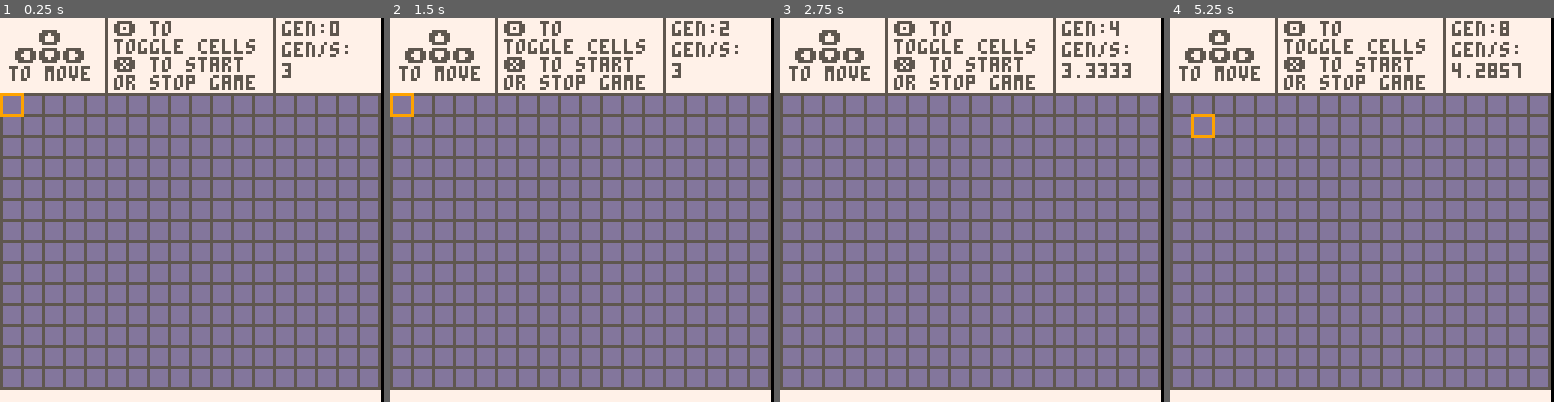
Above: before the commit, frames 1-4 (left to right).
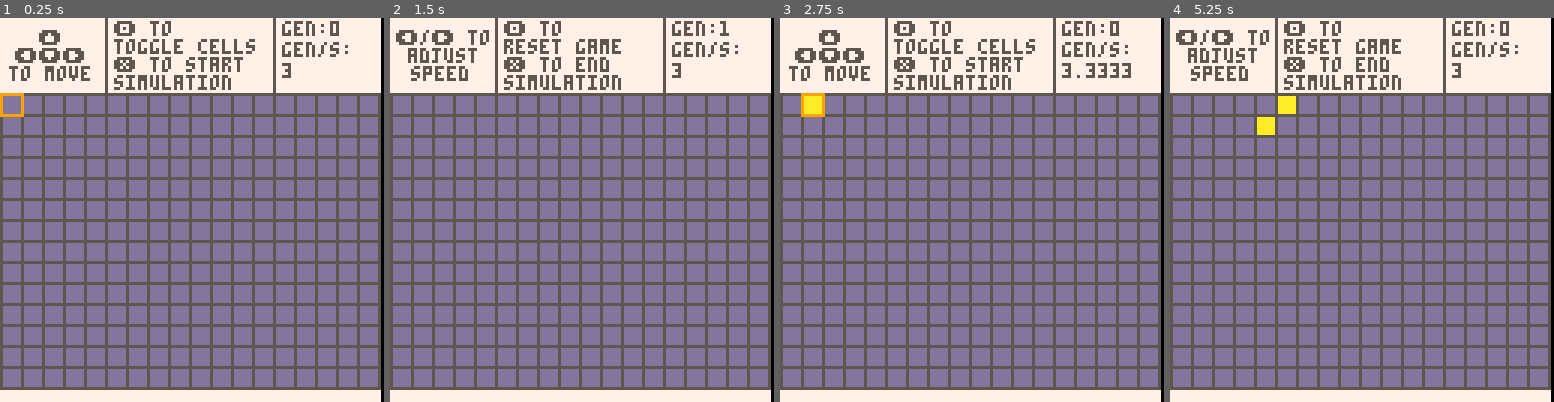
Above: after the commit, the same moments.

Repository: josiahhsu/github-pages
Game: PICO-8 cartridge Pico-8/gameoflife.p8
Same seed, same stepped clock (60 frames per second), same inputs: the game is played once before the commit and once after it.
Inputs:
- Up to frame 1 (0.25 s): no input
- Up to frame 2 (1.5 s): tap X (X key) at 0.33, 1.07 s; tap O (Z key) at 0.7 s
- Up to frame 3 (2.75 s): hold Right 1.6-2.1 s; tap O (Z key) at 1.7, 2.1, 2.5 s; tap X (X key) at 1.85 s; hold Up 2.15-2.42 s; hold Right from 2.47 s (still down)
- Up to frame 4 (5.25 s): tap O (Z key) every 0.4 s from 2.9 to 4.9 s; tap X (X key) at 2.97, 4.08, 5.2 s; release Right at 3.03 s; hold Left 3.08-3.58 s; hold Down 3.63-3.97 s; hold Right 4.02-4.68 s; hold Up 4.73-5.03 s; hold Left from 5.08 s (still down)

The runs differ from the first frame. In frame 1, 0.5% of the frame differs, in the area x 29-67%, y 14-19%; in frame 2, 2.5%; in frame 3, 1.0%; in frame 4, 3.2%, in the area x 1-92%, y 2-32%.

Commit message:
update control instructions, add reset option

Diff:
--- a/Pico-8/gameoflife.p8
+++ b/Pico-8/gameoflife.p8
@@ -183,13 +183,8 @@
 	//draws grid and info text
 	rectfill(0,0,126,128,7)
 	draw_stats()
-	print("⬆️",13,4,5)
-	print("⬅️⬇️➡️",5,10,5)
-	print("to move",3,16,5)
-	print("🅾️ to",38,1,5)
-	print("toggle cells",38,7,5)
-	print("❎ to start",38,13,5)
-	print("or stop game",38,19,5)
+
+	state.drawcontrols()
 
 	cell_do_all(
 	function(x,y)
@@ -212,6 +207,16 @@
 	local s = {}
 
 	function s.update() end
+
+	function s.drawcontrols()
+		print("⬆️",13,4,5)
+		print("⬅️⬇️➡️",5,10,5)
+		print("to move",3,16,5)
+		print("🅾️ to",38,1,5)
+		print("toggle cells",38,7,5)
+		print("❎ to start",38,13,5)
+		print("simulation",38,19,5)
+	end
 
 	function s.draw()
 		draw_pointer()
@@ -268,9 +273,17 @@
 		end
 	end
 
-	function s.draw()
-
-	end
+	function s.drawcontrols()
+		print("⬅️/➡️ to",2,4,5)
+		print("adjust",6,10,5)
+		print("speed",7,16,5)
+		print("🅾️ to",38,1,5)
+		print("reset game",38,7,5)
+		print("❎ to end",38,13,5)
+		print("simulation",38,19,5)
+	end
+
+	function s.draw() end
 
 	function s.left()
 		if (dur < 30) then
@@ -286,16 +299,14 @@
 		end
 	end
 
-	function s.up()
-
-	end
-
-	function s.down()
-
-	end
+	function s.up() end
+
+	function s.down() end
 
 	function s.z()
-
+		grid = make_grid()
+		gen = 0
+		state = edit_state()
 	end
 
 	function s.o()
